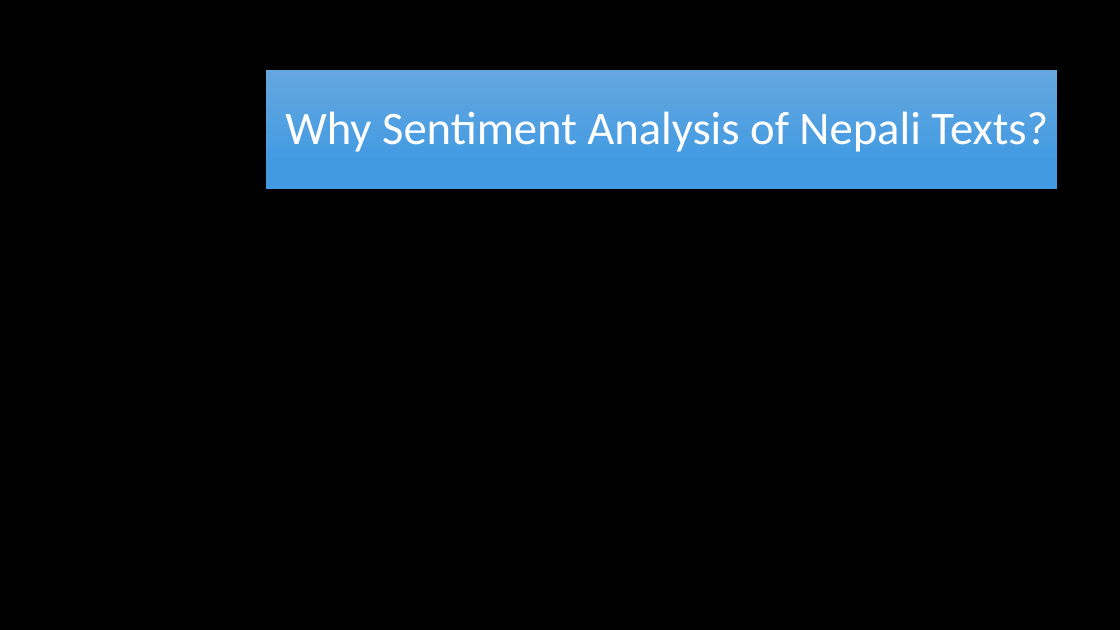
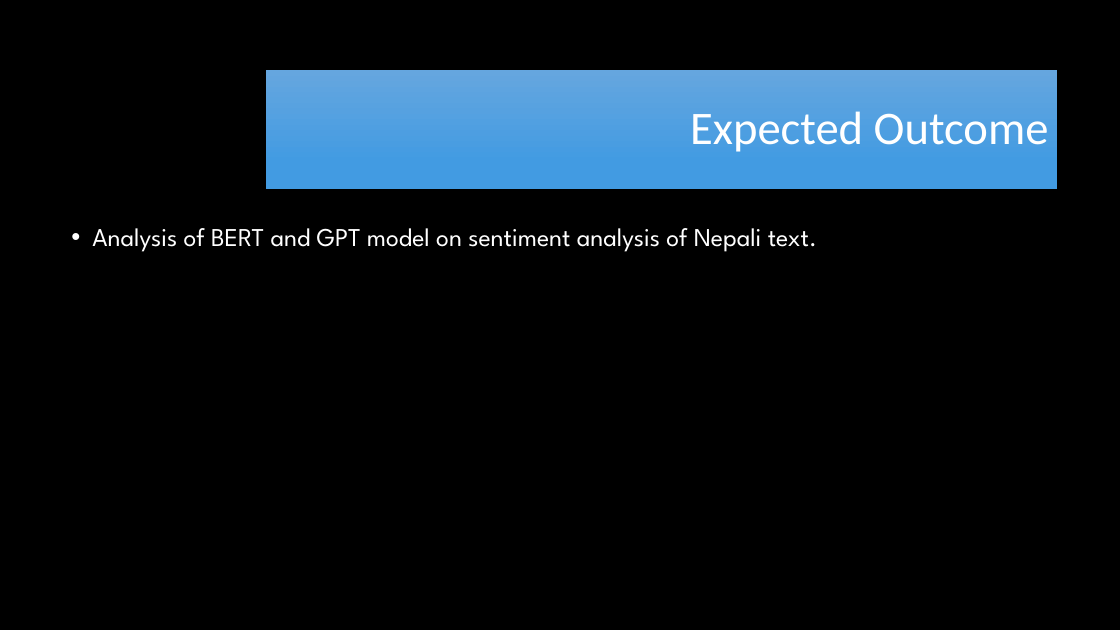
Before and after one commit to RayGone/Thesis, a slide deck: slide 17 of Proposal Defense Presentation.pptx (slide 6 before the commit). Drawn at 1120x630 pixels with LibreOffice and Linux fonts; fonts in the diff are those of the drawing; background and template pictures are left out. Boxes give left, top, right and bottom in pixels: in the first picture for what was removed or moved away, otherwise in the second. Text is boxed around its words. In the diff, an @@ line names an element or a change of style, - is before the commit and + after.

```diff
--- a/Proposal Defense Presentation.pptx
+++ b/Proposal Defense Presentation.pptx
@@ title at (690, 111, 1049, 152): text changed @@
-Why Sentiment Analysis of Nepali Texts?
+Expected Outcome
@@ text added at (92, 228, 817, 252), 22 pt, text #FFFFFF @@
+• Analysis of BERT and GPT model on sentiment analysis of Nepali text.
```
Also in this commit, not shown: 5 other slides changed, 13 slides added, 3 slides removed.
